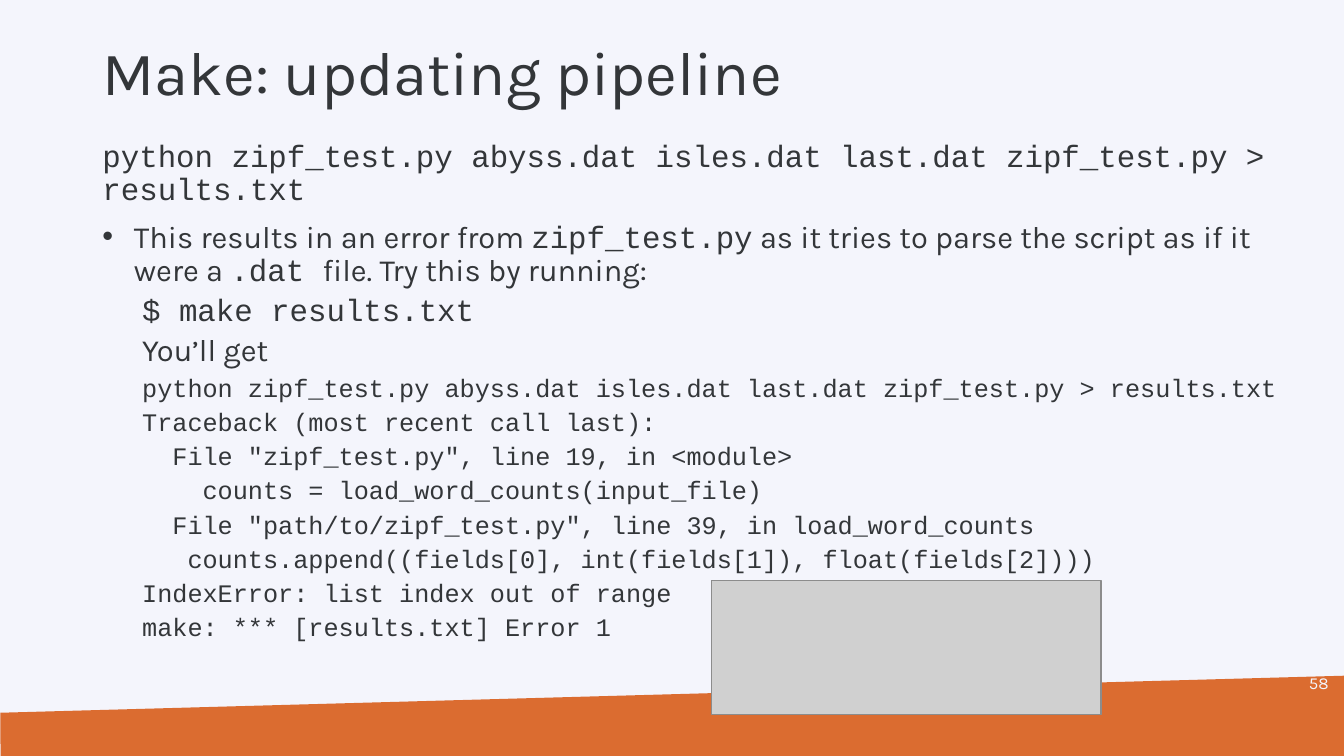
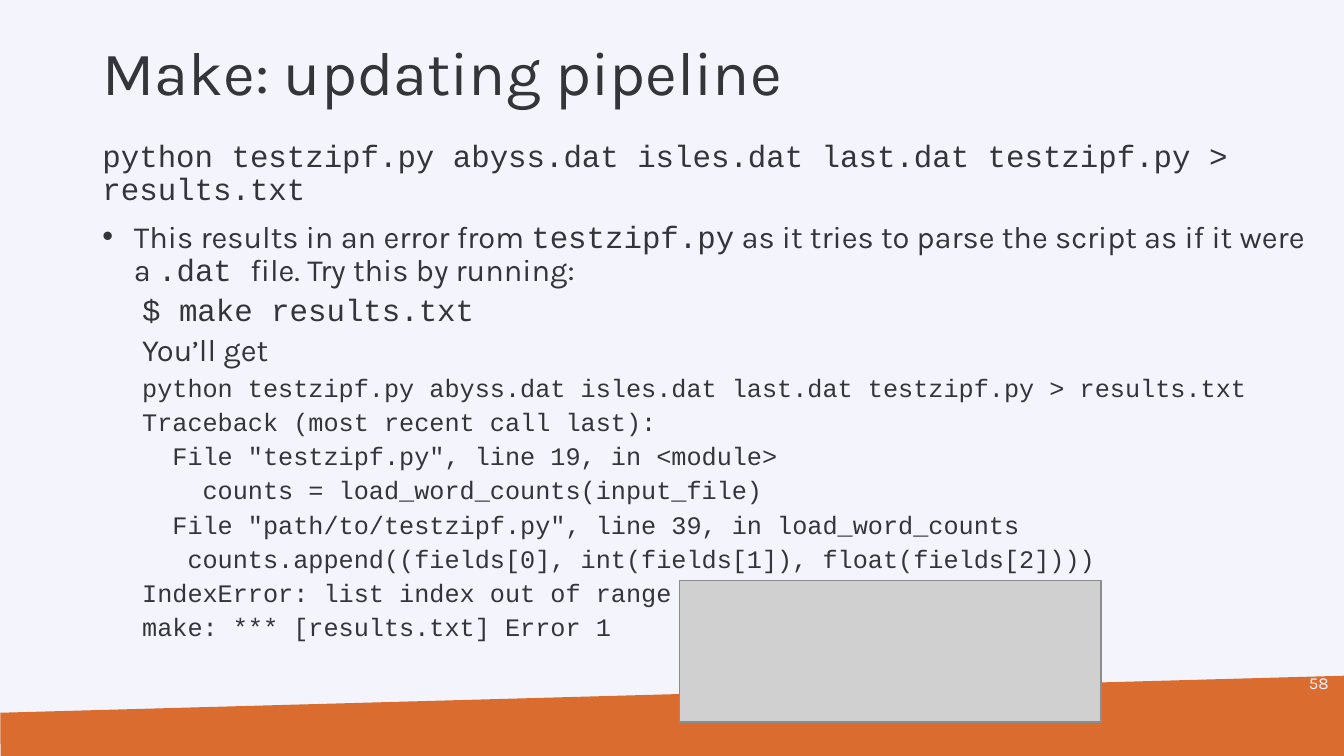
Before and after one commit to hpcleuven/Makefile-intro, a slide deck: slide 58 of Make.pptx. Drawn at 1344x756 pixels with LibreOffice and Linux fonts; fonts in the diff are those of the drawing; grey boxes stand for pictures; background and template pictures are left out. Boxes give left, top, right and bottom in pixels: in the first picture for what was removed or moved away, otherwise in the second. Text is boxed around its words. In the diff, an @@ line names an element or a change of style, - is before the commit and + after.

```diff
--- a/Make.pptx
+++ b/Make.pptx
@@ text at [102,145,1305,289]: text changed; font Courier New to Karla @@
-python zipf_test.py abyss.dat isles.dat last.dat zipf_test.py > results.txt
-• This results in an error from zipf_test.py as it tries to parse the script as if it were a .dat file. Try this by running:
+python testzipf.py abyss.dat isles.dat last.dat testzipf.py > results.txt
+• This results in an error from testzipf.py as it tries to parse the script as if it were a .dat file. Try this by running:
@@ text at [142,378,1246,403]: text changed @@
-  python zipf_test.py abyss.dat isles.dat last.dat zipf_test.py > results.txt
+  python testzipf.py abyss.dat isles.dat last.dat testzipf.py > results.txt
@@ text at [172,447,777,471]: text changed @@
-  File "zipf_test.py", line 19, in <module>
+  File "testzipf.py", line 19, in <module>
@@ text at [172,515,1019,540]: text changed @@
-  File "path/to/zipf_test.py", line 39, in load_word_counts
+  File "path/to/testzipf.py", line 39, in load_word_counts
@@ picture added at [680,580,1102,722] @@
```
Also in this commit, not shown: 58 other slides changed, 1 other file.
